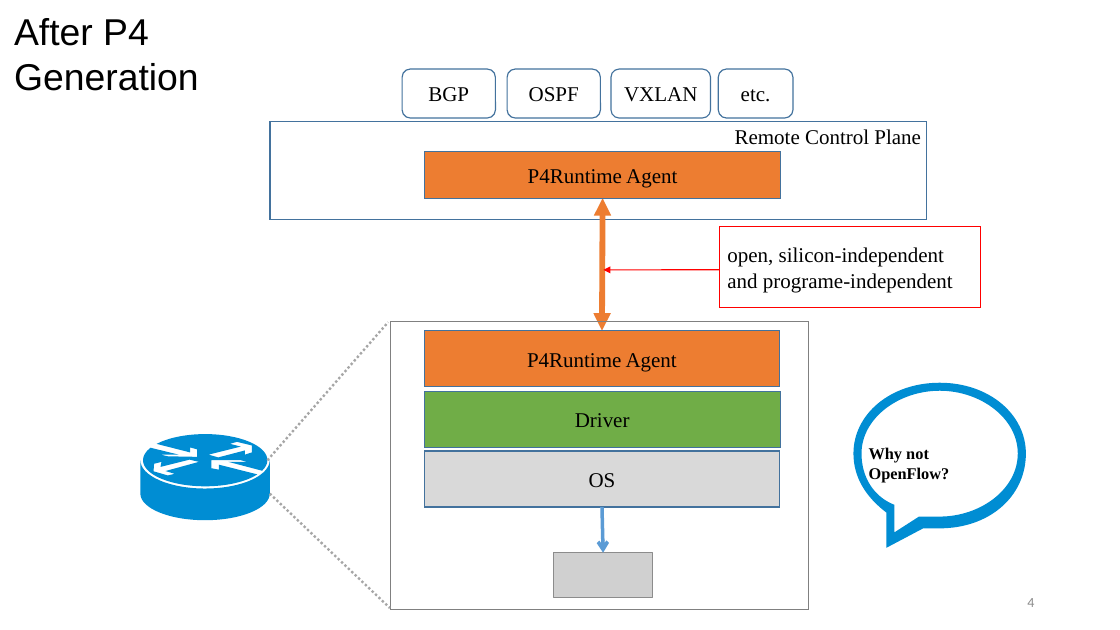
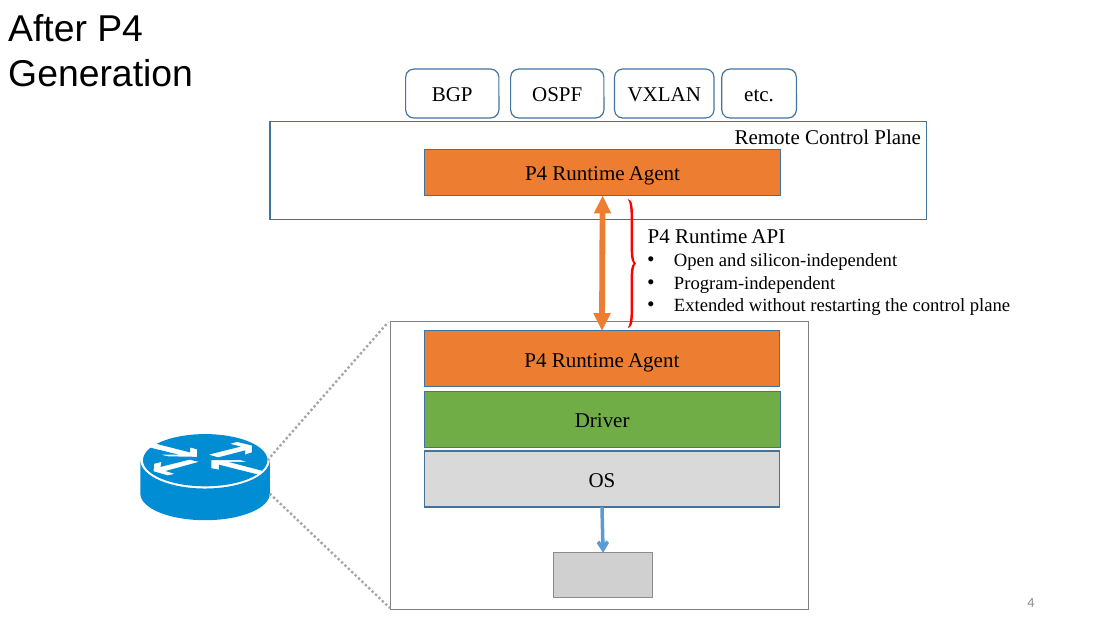
Before and after one commit to dingrui37/resources, a slide deck: slide 4 of ODL+P4 GNTC.pptx. Drawn at 1120x630 pixels with LibreOffice and Linux fonts; fonts in the diff are those of the drawing; grey boxes stand for pictures; background and template pictures are left out. Boxes give left, top, right and bottom in pixels: in the first picture for what was removed or moved away, otherwise in the second. Text is boxed around its words. In the diff, an @@ line names an element or a change of style, - is before the commit and + after.

```diff
--- a/ODL+P4 GNTC.pptx
+++ b/ODL+P4 GNTC.pptx
@@ text "After P4 Generation": place and size @@
-text "After P4 Generation" at (14,18,199,91)
+text "After P4 Generation" at (8,14,193,87)
@@ 4 rounded rectangles: place and size @@
-4 rounded rectangles at (402,69,793,118)
+4 rounded rectangles at (406,69,797,118)
@@ text in rectangle at (525,166,680,185): spaces changed @@
-P4Runtime Agent
+P4 Runtime Agent
@@ freeform shape added at (628,199,636,329), fill #FF0000 @@
@@ text added at (648,229,1010,315), 16 pt, text #000000 @@
+P4 Runtime API
+• Open and silicon-independent
+• Program-independent
+• Extended without restarting the control plane
@@ rectangle removed at (719,227,981,308) @@
-open, silicon-independent and programe-independent
@@ arrow removed from (719, 270) to (603, 270) @@
@@ text in rectangle at (524,353,679,371): spaces changed @@
-P4Runtime Agent
+P4 Runtime Agent
@@ freeform shape removed at (854,383,1027,549) @@
@@ text removed at (869,447,950,483) @@
-Why not OpenFlow?
```
Also in this commit, not shown: 9 other slides changed, 12 slides added, 1 slide removed.
